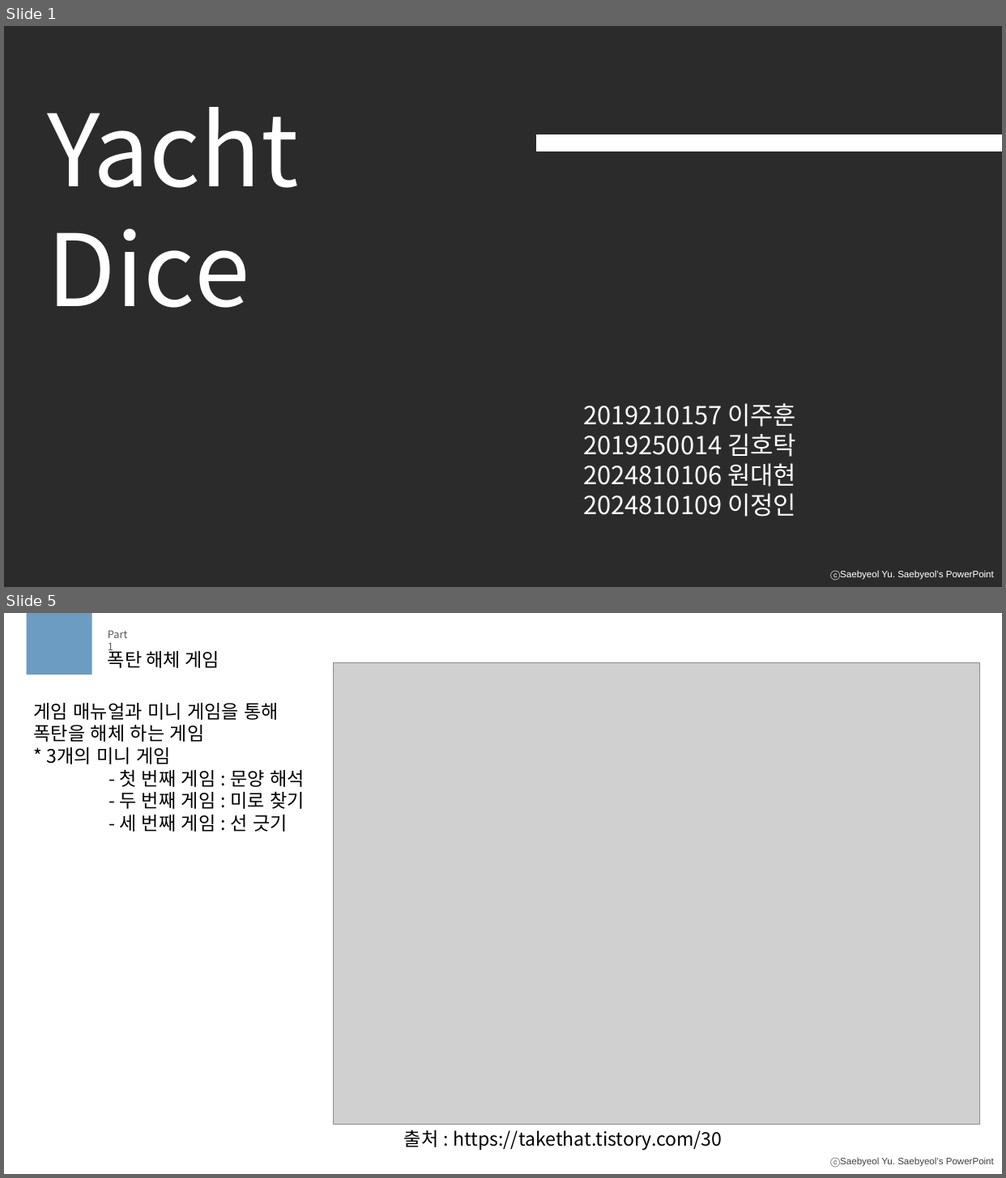
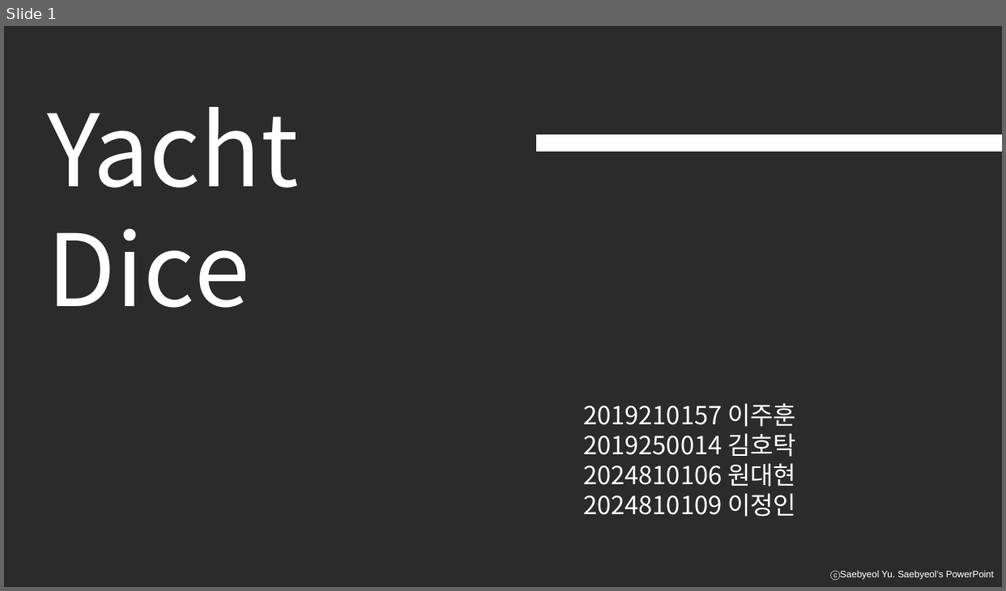
Before and after one commit to meohyun1/IoT_Proj, a slide deck: doc/IoT_1차발표.pptx. Shown one above the other, each under a label of ours: slides 1 and 5 before the commit, slide 1 after it; the slides between them are not shown. The pictures are 1006x1178 and 1006x591 pixels, drawn with LibreOffice and Linux fonts; fonts in the diff are those of the drawing; grey boxes stand for pictures; background and template pictures are left out; a plain dark background stands for a picture behind light text. Boxes give left, top, right and bottom in pixels: in the first picture for what was removed or moved away, otherwise in the second. Text is boxed around its words. In the diff, an @@ line names an element or a change of style, - is before the commit and + after.

```diff
--- a/doc/IoT_1차발표.pptx
+++ b/doc/IoT_1차발표.pptx
@@ slide 5 removed at box(4, 613, 1002, 1174), background #FFFFFF; not listed: 1 template element that a slide beside it also shows @@
@@ rectangle removed at box(27, 613, 92, 675) @@
@@ text removed at box(108, 630, 127, 654) @@
-Part 1
@@ text removed at box(108, 648, 219, 668) @@
-폭탄 해체 게임
@@ picture removed at box(334, 663, 980, 1124) @@
@@ text removed at box(34, 703, 305, 832) @@
-게임 매뉴얼과 미니 게임을 통해
-폭탄을 해체 하는 게임
-* 3개의 미니 게임
-- 첫 번째 게임 : 문양 해석
-- 두 번째 게임 : 미로 찾기
-- 세 번째 게임 : 선 긋기
@@ text removed at box(404, 1130, 722, 1151) @@
-출처 : https://takethat.tistory.com/30
```
Also in this commit, not shown: 3 slides changed, 1 slide added, 5 other slides removed, 3 other files.
